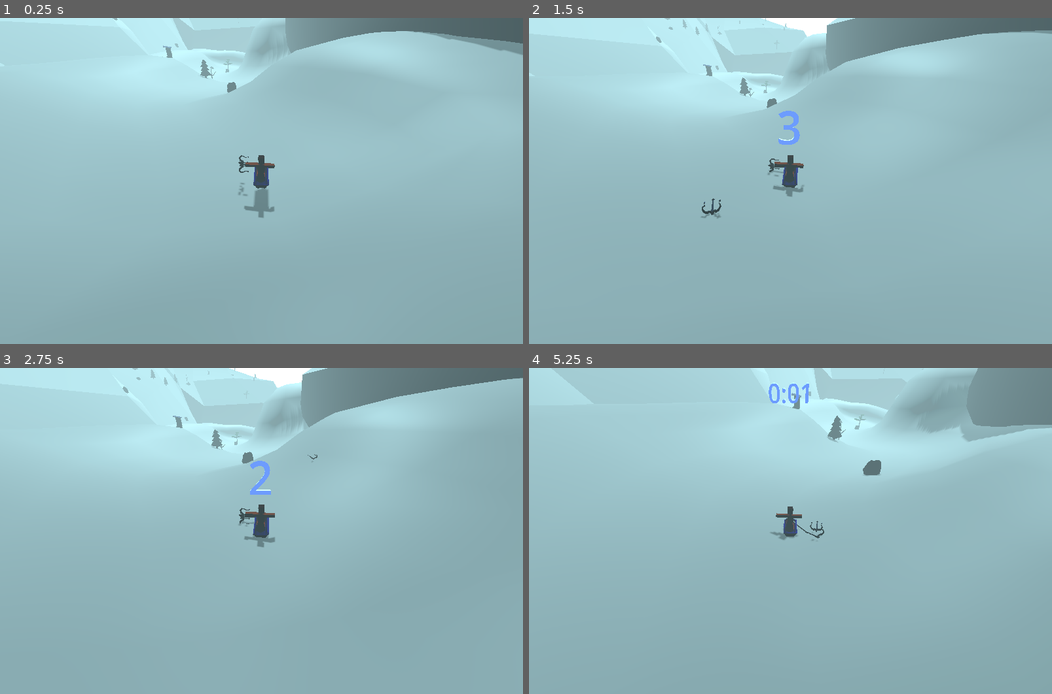
Above: before the commit, frames 1-4 (two rows, left to right).
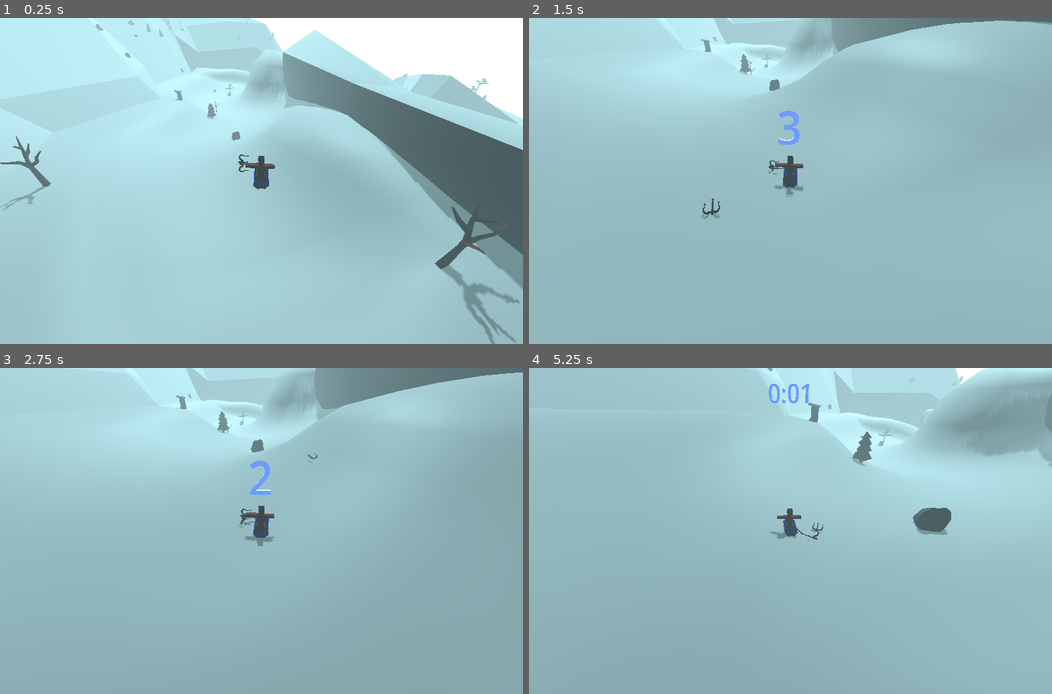
Above: after the commit, the same moments.

Repository: tokkoro/ggj24-sled
Game: Godot game, scene res://tomi_testaa/hill_area.tscn
The game is run twice, just before and just after one commit, with the same random seed, the same clock (stepped at 60 frames per second) and the same inputs.
Inputs (mouse positions are in pixels of both pictures, inside the frame that each line leads up to):
- Up to frame 1 (0.25 s): no input
- Up to frame 2 (1.5 s): tap Enter at 0.5 s; move the mouse to (905, 164) at 0.52 s; hold Right (turn_right) 0.53-1.25 s; tap Down (break) at 0.6 s; click (905, 164) at 0.67 s; tap Space (jump) at 0.77 s; drag from (685, 197) to (764, 246) at 1.27 s
- Up to frame 3 (2.75 s): move the mouse to (313, 459) at 2.02 s; hold Right (turn_right) from 2.03 s (still down); tap E at 2.1 s
- Up to frame 4 (5.25 s): release Right (turn_right) at 2.75 s; drag from (764, 596) to (633, 482) at 2.77 s; move the mouse to (947, 579) at 3.52 s; hold Left (turn_left) 3.53-4.25 s; tap Alt at 3.6 s; tap Space (jump) at 3.77 s; drag from (633, 482) to (712, 449) at 4.27 s; move the mouse to (816, 531) at 5.02 s; hold S from 5.03 s (still down); tap Q at 5.1 s; click (816, 531) at 5.17 s

The runs differ from the first frame. In frame 1, 63% of the frame differs, in the area x 0-100%, y 0-100%; in frame 2, 5.0%; in frame 3, 3.9%; in frame 4, 11%.

Commit message:
delink level1

Diff:
--- a/godot_project/tomi_testaa/TheGame.gd
+++ b/godot_project/tomi_testaa/TheGame.gd
@@ -1,7 +1,7 @@
 extends Node
 class_name TheGame
 
-@export var start_pos_offset = Vector3.UP
+@export var start_pos_offset = Vector3.UP*10
 @onready var goal: GoalArea = $GoalArea
 @onready var time_label = $"../Camera3D/time"
 var start_node: Node3D
--- a/godot_project/tomi_testaa/hill_area.tscn
+++ b/godot_project/tomi_testaa/hill_area.tscn
@@ -149,5 +149,4 @@
 
 [editable path="Sled"]
 [editable path="Hook"]
-[editable path="level1"]
 [editable path="Pointer"]
